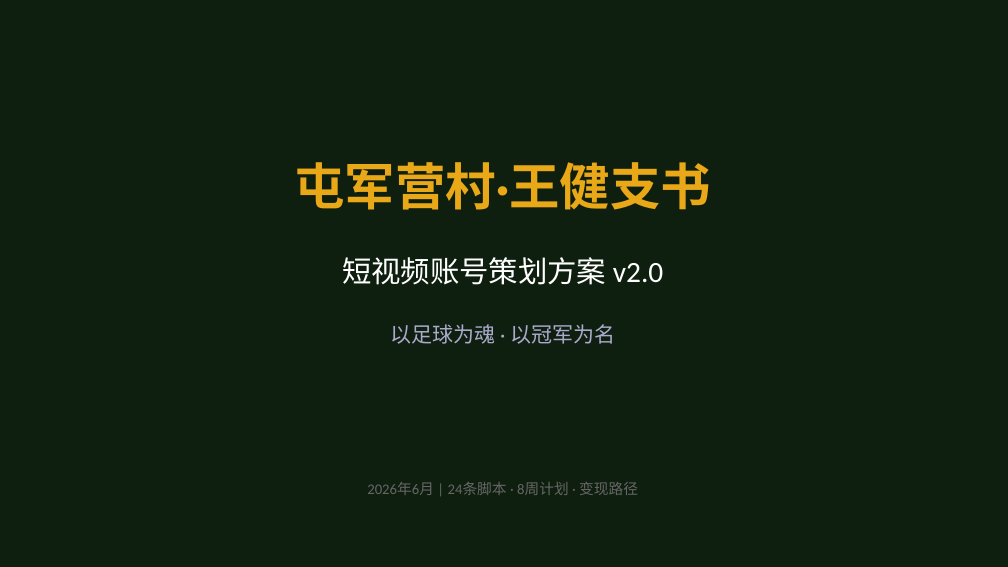
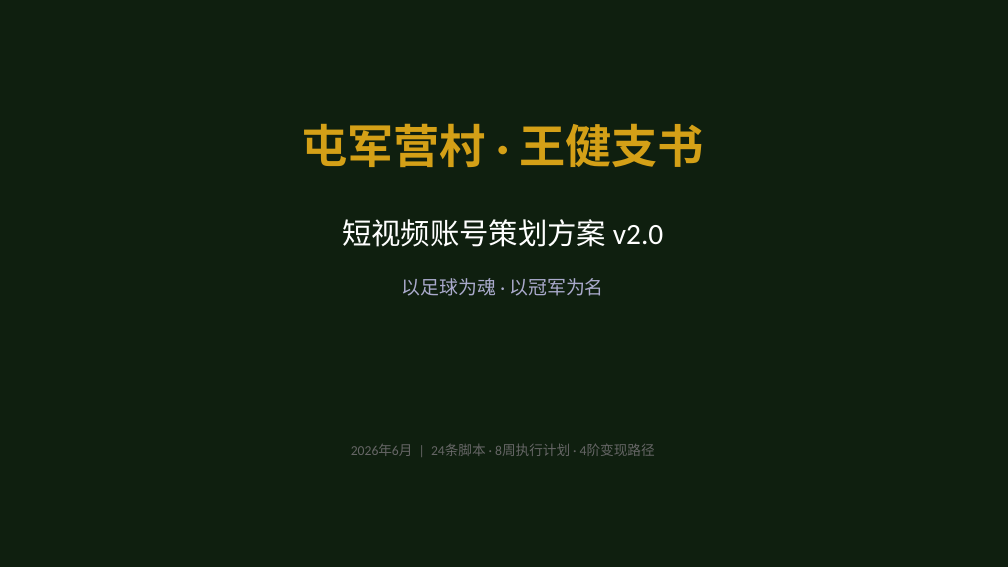
Before and after one commit to 975801846-star/workspace-outputs, a slide deck: slide 1 of tunjunying/plan_v2.pptx. Drawn at 1008x567 pixels with LibreOffice and Linux fonts; fonts in the diff are those of the drawing. Boxes give left, top, right and bottom in pixels: in the first picture for what was removed or moved away, otherwise in the second. Text is boxed around its words. In the diff, an @@ line names an element or a change of style, - is before the commit and + after.

Commit message:
v2.0重构: 精美化PPT(15页v1设计语言) + 纯文本脚本(24条无markdown)

```diff
--- a/tunjunying/plan_v2.pptx
+++ b/tunjunying/plan_v2.pptx
@@ text at bbox=[301, 123, 704, 167]: text changed; size 48 to 44 pt; text colour #E8A817 to #D4A017 @@
-屯军营村·王健支书
+屯军营村 · 王健支书
@@ text "短视频账号策划方案 v2.0": place and size @@
-text "短视频账号策划方案 v2.0" at bbox=[342, 257, 663, 285]
+text "短视频账号策划方案 v2.0" at bbox=[342, 219, 663, 247]
@@ text "以足球为魂 · 以冠军为名": place and size @@
-text "以足球为魂 · 以冠军为名" at bbox=[390, 324, 615, 344]
+text "以足球为魂 · 以冠军为名" at bbox=[402, 278, 604, 296]
@@ text "以足球为魂 · 以冠军为名" at bbox=[402, 278, 604, 296]: size 20 to 18 pt @@
@@ text at bbox=[351, 444, 655, 456]: text changed; size 14 to 13 pt @@
-2026年6月 | 24条脚本 · 8周计划 · 变现路径
+2026年6月 | 24条脚本 · 8周执行计划 · 4阶变现路径
```
Also in this commit, not shown: 10 other slides changed, 4 slides added, 1 other file.
